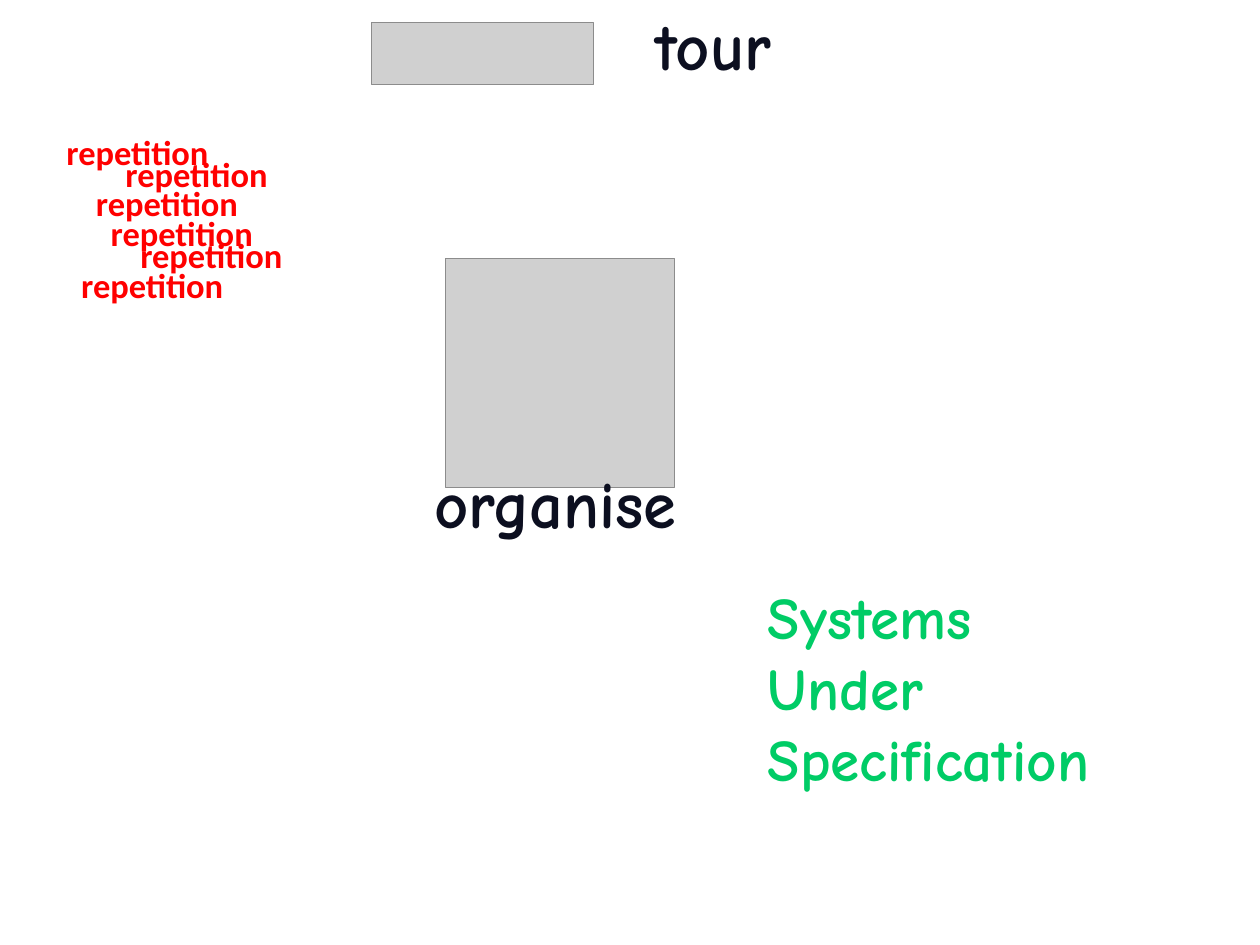
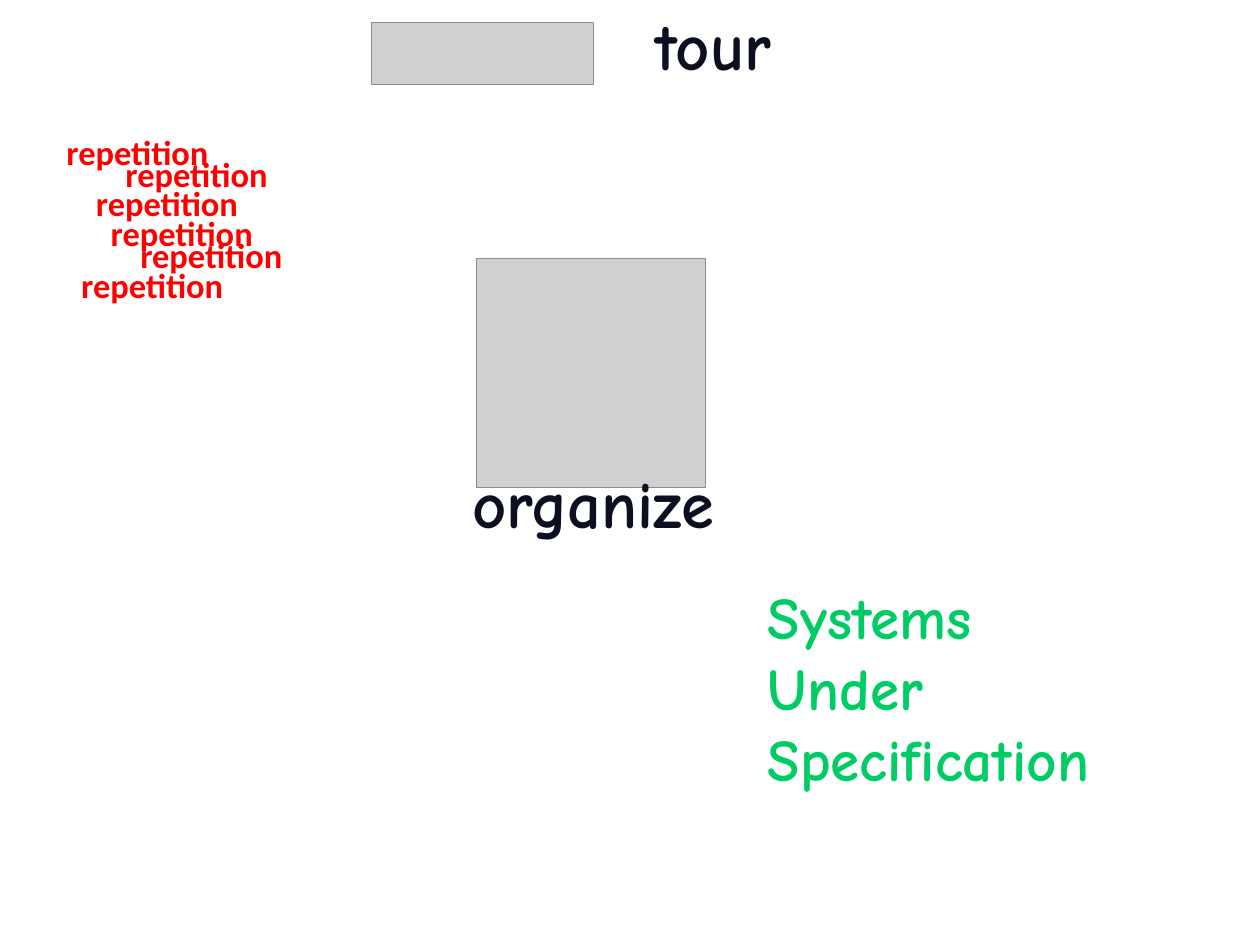
Before and after one commit to etorreborre/oscon-2010, a slide deck: slide 10 of src/main/resources/oscon_2010_specs.pptx. Drawn at 1260x945 pixels with LibreOffice and Linux fonts; fonts in the diff are those of the drawing; grey boxes stand for pictures; background and template pictures are left out. Boxes give left, top, right and bottom in pixels: in the first picture for what was removed or moved away, otherwise in the second. Text is boxed around its words. In the diff, an @@ line names an element or a change of style, - is before the commit and + after.

```diff
--- a/src/main/resources/oscon_2010_specs.pptx
+++ b/src/main/resources/oscon_2010_specs.pptx
@@ picture: place and size @@
-picture at bbox=[446, 259, 674, 487]
+picture at bbox=[477, 259, 705, 487]
@@ text at bbox=[472, 471, 713, 540]: text changed @@
-organise
+organize
```
Also in this commit, not shown: 1 other slide changed, 1 slide added, 1 other file.
